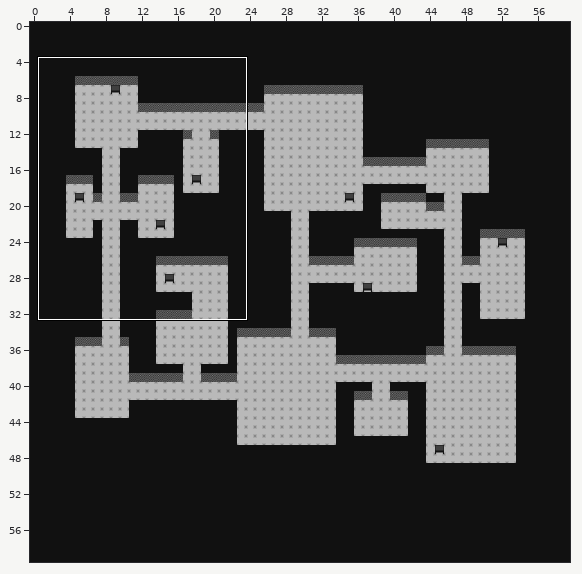
Tiled map, stored at TestGame/core/assets/Tilemap.tmx. Above, an overview of the earlier version with the close-up marked.
Close-up. First the earlier version:
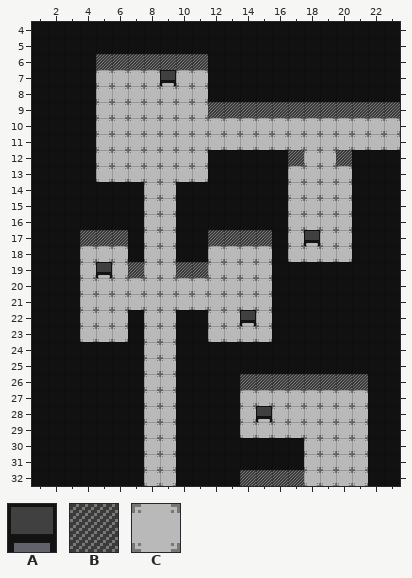
Cells are 16x16 px. Shown: x 1..23, y 4..32. The commit also changed other parts of the map, which this record leaves out.
Key: from "Tiles2": A 0, B 2, C 3.
_ is an empty cell.
Layers that did not change in this view are not listed.
Layer "Floor" before, first column x 14:
 8 __________
 9 __________
10 CCCCCCCCCC
11 CCCCCCCCCC
12 ____CC____
13 ___CCCC___
14 ___CCCC___
15 ___CCCC___
16 ___CCCC___
17 ___CCCC___
18 CC_CCCC___
19 CC________
20 CC________
21 CC________
Layer "Wall" before, first column x 1:
 4 _______________________
 5 _______________________
 6 ____BBBBBBB____________
 7 ________A______________
 8 _______________________
 9 ___________BBBBBBBBBBBB
10 _______________________
11 _______________________
12 ________________B__B___
13 _______________________
14 _______________________
15 _______________________
16 _______________________
17 ___BBB_____BBBB________
18 _______________________
19 ____A_B__BB____________
20 _______________________
21 _______________________
22 _______________________
23 _______________________
24 _______________________
25 _______________________
26 _____________BBBBBBBB__
27 _______________________
The result:
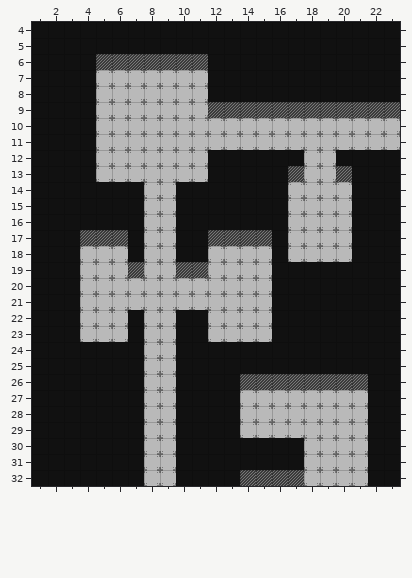
What changed:
Changed rows in their new state; . is an unchanged cell.
Layer "Floor":
first column x 17:
13 _.._
Layer "Wall":
first column x 9:
 7 _
first column x 17:
12 _.._
13 B..B
first column x 5:
19 _
Layer "Objects" (now hidden):
first column x 18:
17 _
first column x 14:
22 _
first column x 15:
28 _
Changed places in both close-ups, as pixel boxes (x1, y1, x2, y2):
removed: (160, 70, 176, 86)
changed: (288, 150, 304, 182)
changed: (336, 150, 352, 182)
removed: (304, 230, 320, 246)
removed: (96, 262, 112, 278)
removed: (240, 310, 256, 326)
removed: (256, 406, 272, 422)
